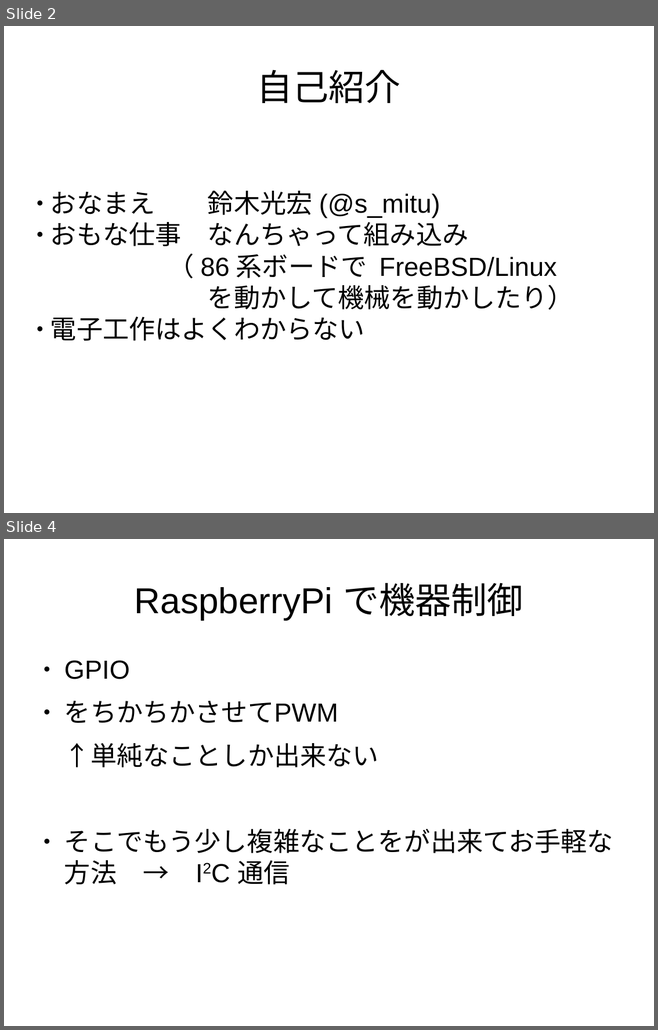
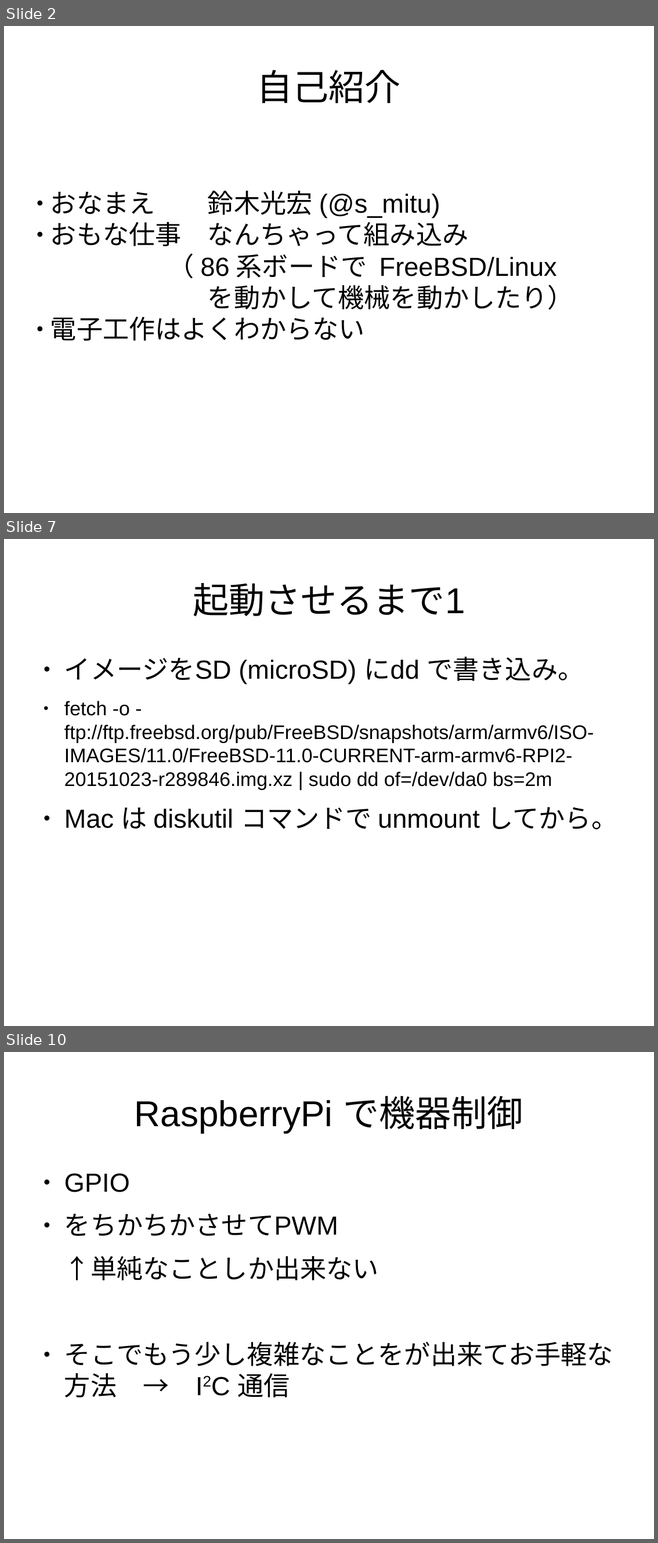
Before and after one commit to s-mitu/RaspberryPi, a slide deck: FreeBSD/Documents/RaspberryPi-20151030.odp. Shown one above the other, each under a label of ours: slides 2 and 4 before the commit, slides 2, 7 and 10 after it; the slides between them are not shown. The pictures are 658x1030 and 658x1543 pixels, drawn with LibreOffice and Linux fonts; fonts in the diff are those of the drawing. Boxes give left, top, right and bottom in pixels: in the first picture for what was removed or moved away, otherwise in the second. Text is boxed around its words. In the diff, an @@ line names an element or a change of style, - is before the commit and + after.

```diff
--- a/FreeBSD/Documents/RaspberryPi-20151030.odp
+++ b/FreeBSD/Documents/RaspberryPi-20151030.odp
@@ slide 7 added at [4, 539, 654, 1026], background #FFFFFF @@
@@ title added at [192, 583, 465, 617], 44 pt, text #000000 @@
+起動させるまで1
@@ text added at [64, 657, 618, 830], 24 pt, text #000000 @@
+● イメージをSD (microSD) にdd で書き込み。
+● fetch -o - ftp://ftp.freebsd.org/pub/FreeBSD/snapshots/arm/armv6/ISO-IMAGES/11.0/FreeBSD-11.0-CURRENT-arm-armv6-RPI2-20151023-r289846.img.xz | sudo dd of=/dev/da0 bs=2m
+● Mac は diskutil コマンドで unmount してから。
@@ what was slide 4 is now slide 10 @@
```
Also in this commit, not shown: 2 slides changed, 4 other slides added.
